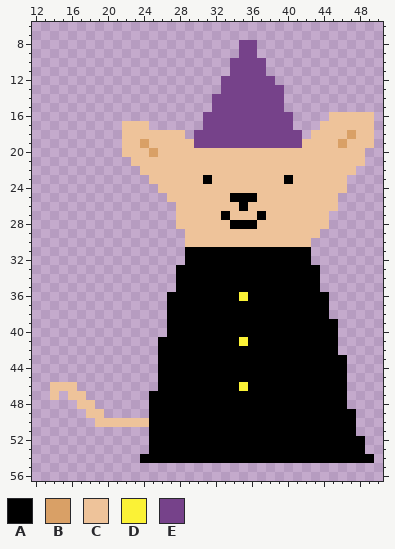
File history of a pixel-art sprite, catzalot/aseprite/catazlot/catazlotMovingTemp.png. This is how it looked before the edit.
The file is 64x64 pixels. Shown: x 12..50, y 6..56.
Palette (. is transparent): A #000000  B #d9a066  C #eec39a  D #fbf236  E #76428a
Pixels before, first column x 14:
 8 .....................EE.............
 9 .....................EE.............
10 ....................EEEE............
11 ....................EEEE............
12 ...................EEEEEE...........
13 ...................EEEEEEE..........
14 ..................EEEEEEEE..........
15 ..................EEEEEEEE..........
16 .................EEEEEEEEEE....CCCCC
17 ........CCC......EEEEEEEEEE...CCCCCC
18 ........CCCCCCC.EEEEEEEEEEEE.CCCCBCC
19 ........CCBCCCCCEEEEEEEEEEEECCCCBCCC
20 ........CCCBCCCCCCCCCCCCCCCCCCCCCCC.
21 .........CCCCCCCCCCCCCCCCCCCCCCCCCC.
22 ..........CCCCCCCCCCCCCCCCCCCCCCCC..
23 ...........CCCCCCACCCCCCCCACCCCCC...
24 ............CCCCCCCCCCCCCCCCCCCCC...
25 .............CCCCCCCAAACCCCCCCCC....
26 ..............CCCCCCCACCCCCCCCCC....
27 ..............CCCCCACCCACCCCCCC.....
28 ..............CCCCCCAAACCCCCCCC.....
29 ...............CCCCCCCCCCCCCCC......
30 ...............CCCCCCCCCCCCCC.......
31 ...............AAAAAAAAAAAAAA.......
32 ...............AAAAAAAAAAAAAA.......
33 ..............AAAAAAAAAAAAAAAA......
34 ..............AAAAAAAAAAAAAAAA......
35 ..............AAAAAAAAAAAAAAAA......
36 .............AAAAAAAADAAAAAAAAA.....
37 .............AAAAAAAAAAAAAAAAAA.....
38 .............AAAAAAAAAAAAAAAAAA.....
39 .............AAAAAAAAAAAAAAAAAAA....
40 .............AAAAAAAAAAAAAAAAAAA....
41 ............AAAAAAAAADAAAAAAAAAA....
42 ............AAAAAAAAAAAAAAAAAAAA....
43 ............AAAAAAAAAAAAAAAAAAAAA...
44 ............AAAAAAAAAAAAAAAAAAAAA...
45 ............AAAAAAAAAAAAAAAAAAAAA...
46 CCC.........AAAAAAAAADAAAAAAAAAAA...
47 C.CC.......AAAAAAAAAAAAAAAAAAAAAA...
48 ...CC......AAAAAAAAAAAAAAAAAAAAAA...
49 ....CC.....AAAAAAAAAAAAAAAAAAAAAAA..
50 .....CCCCCCAAAAAAAAAAAAAAAAAAAAAAA..
51 ...........AAAAAAAAAAAAAAAAAAAAAAA..
52 ...........AAAAAAAAAAAAAAAAAAAAAAAA.
53 ...........AAAAAAAAAAAAAAAAAAAAAAAA.
54 ..........AAAAAAAAAAAAAAAAAAAAAAAAAA
Now the later version:
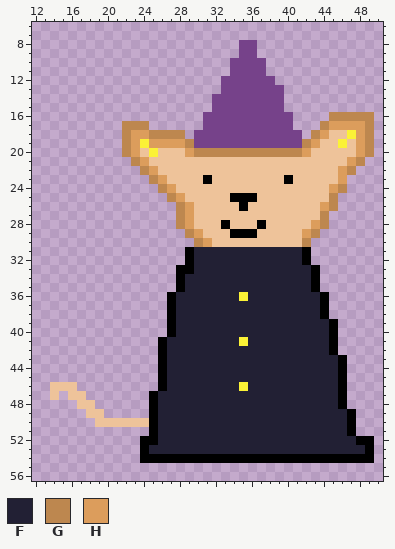
Colours new in this view: F #222034  G #bd874f  H #dc9d5c
Change:
Changed rows in their new state; - is an unchanged pixel.
first column x 22:
16 -----------------------GGGGG
17 GGG-------------------GHHHHG
18 GHHGGGG--------------GH--DHG
19 GHDHHHHG------------GH--D-HG
20 GH-D---HGGGGGGGGGGGGH-----HG
21 -GH----------------------HG-
22 --GH--------------------HG--
23 ---GH-------------------H---
24 ----GH-----------------HG---
25 -----GH----------------G----
26 ------GH--------------HG----
27 ------GH---C---C------G-----
28 ------GH---ACCCA-----HG-----
29 -------GH---AAA-----HG------
30 -------.GH----------G-------
31 --------FFFFFFFFFFFF--------
32 --------FFFFFFFFFFFF--------
33 --------FFFFFFFFFFFFF-------
34 -------FFFFFFFFFFFFFF-------
35 -------FFFFFFFFFFFFFF-------
36 ------FFFFFFF-FFFFFFFF------
37 ------FFFFFFFFFFFFFFFF------
38 ------FFFFFFFFFFFFFFFF------
39 ------FFFFFFFFFFFFFFFFF-----
40 ------FFFFFFFFFFFFFFFFF-----
41 -----FFFFFFFF-FFFFFFFFF-----
42 -----FFFFFFFFFFFFFFFFFF-----
43 -----FFFFFFFFFFFFFFFFFFF----
44 -----FFFFFFFFFFFFFFFFFFF----
45 -----FFFFFFFFFFFFFFFFFFF----
46 -----FFFFFFFF-FFFFFFFFFF----
47 ----FFFFFFFFFFFFFFFFFFFF----
48 ----FFFFFFFFFFFFFFFFFFFF----
49 ----FFFFFFFFFFFFFFFFFFFFF---
50 ----FFFFFFFFFFFFFFFFFFFFF---
51 ----FFFFFFFFFFFFFFFFFFFFF---
52 --A-FFFFFFFFFFFFFFFFFFFFFF-A
53 --AFFFFFFFFFFFFFFFFFFFFFFFFA
